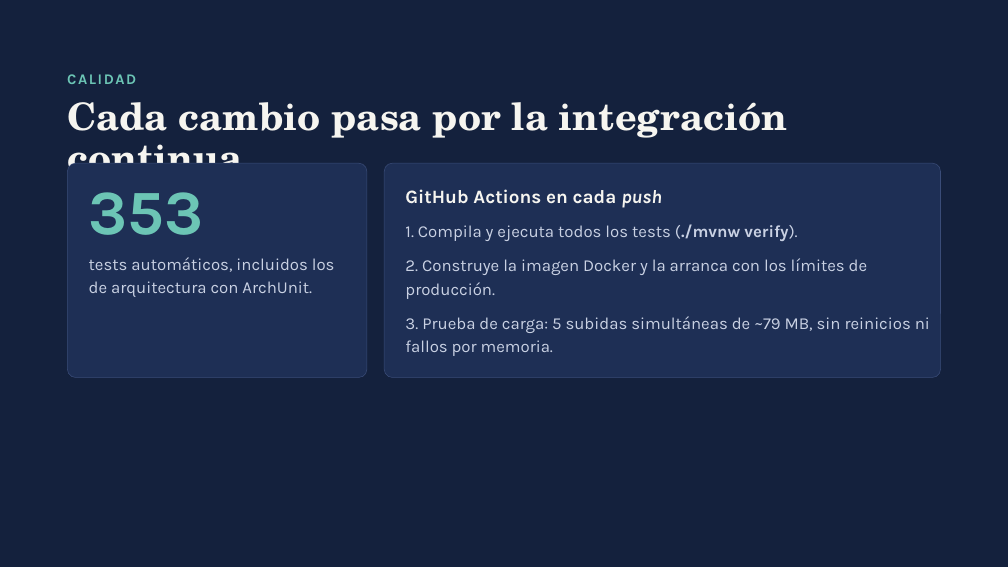
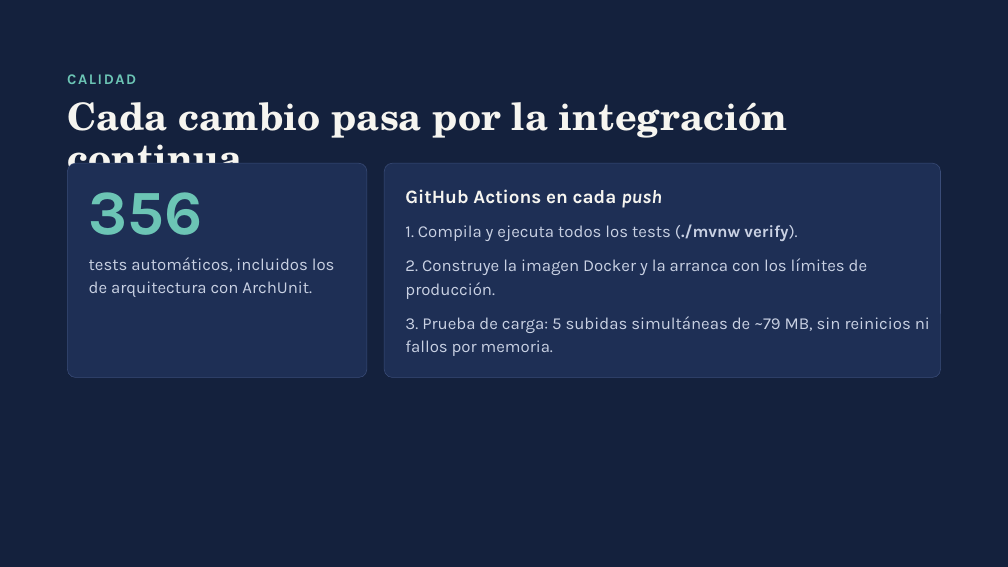
Before and after one commit to avalinani/verificador, a slide deck: slide 11 of docs/PDF-Inspector-TFM.pptx. Drawn at 1008x567 pixels with LibreOffice and Linux fonts; fonts in the diff are those of the drawing. Boxes give left, top, right and bottom in pixels: in the first picture for what was removed or moved away, otherwise in the second. Text is boxed around its words. In the diff, an @@ line names an element or a change of style, - is before the commit and + after.

Commit message:
docs: re-export the slides with the current test count

```diff
--- a/docs/PDF-Inspector-TFM.pptx
+++ b/docs/PDF-Inspector-TFM.pptx
@@ text at (x1=89, y1=192, x2=203, y2=235): text changed @@
-353
+356
```
Also in this commit, not shown: 2 other files.
